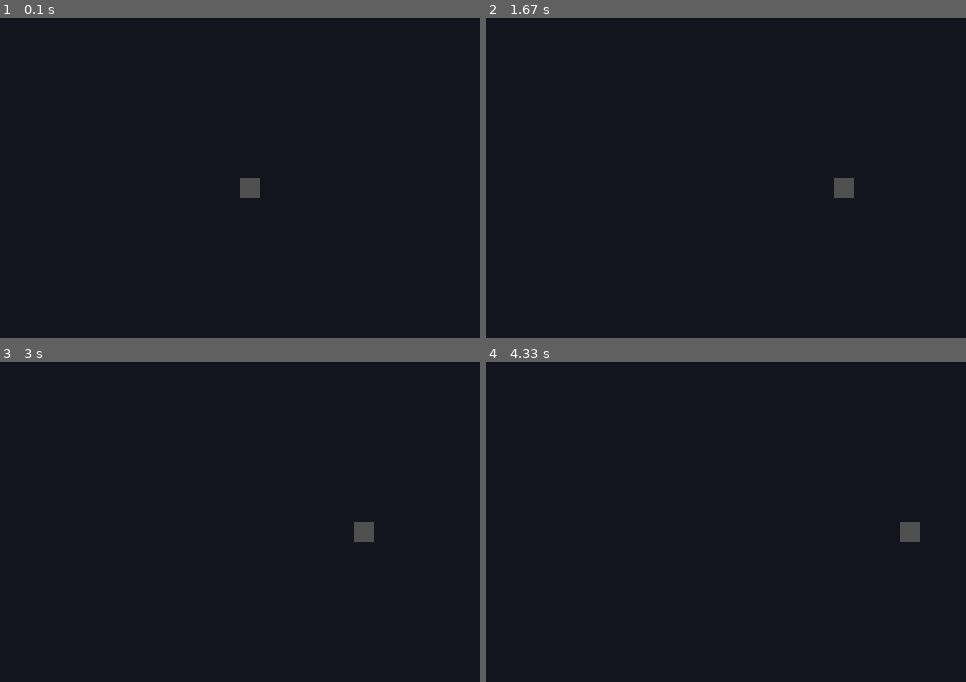
Above: before the commit, frames 1-4 (two rows, left to right).
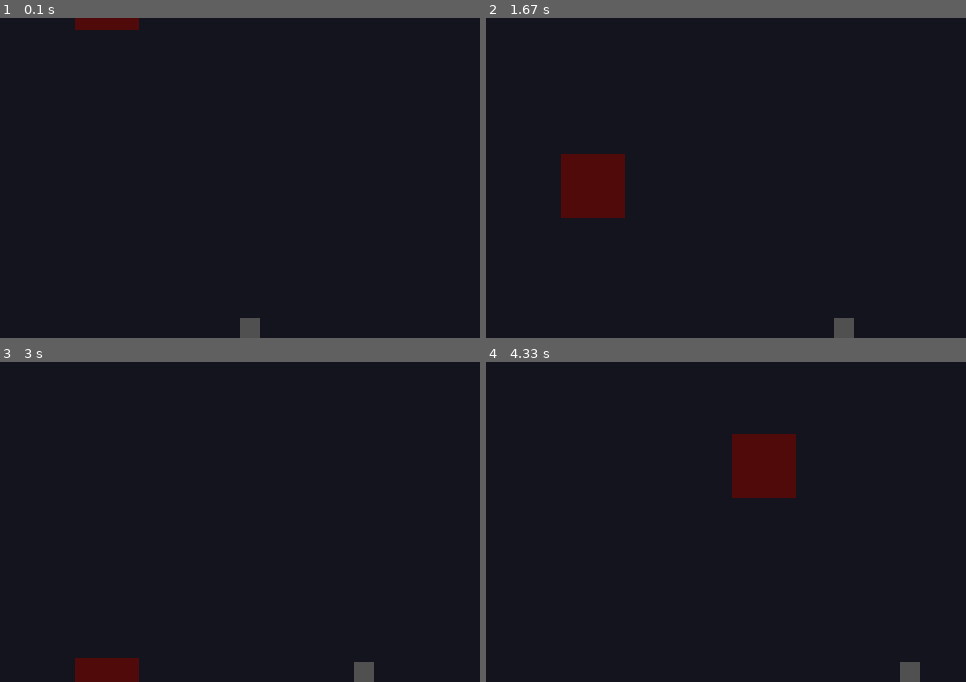
Above: after the commit, the same moments.

Repository: atsnoma/simplepygame
Game: pygame game, started from main.py
Two runs of this game, one before a commit and one after it. Both use one fixed random seed, a clock stepped at 60 frames per second and the inputs below.
Inputs:
- Up to frame 1 (0.1 s): no input
- Up to frame 2 (1.67 s): hold Right 0.33-0.8 s; hold Right 0.83-1.3 s; hold Left from 1.33 s (still down)
- Up to frame 3 (3 s): release Left at 1.87 s; hold Left 1.9-2.3 s; hold Right 2.33-2.97 s
- Up to frame 4 (4.33 s): hold Left 3-3.47 s; hold Right 3.5-3.97 s; hold Right from 4 s (still down)

The runs differ from the first frame. In frame 1, 1.0% of the frame differs, in the area x 15-55%, y 0-100%; in frame 2, 3.2%, in the area x 15-77%, y 42-100%; in frame 3, 1.5%; in frame 4, 3.2%.

Commit message:
Added Block Generation and Collision Logic

Diff:
--- a/main.py
+++ b/main.py
@@ -1,21 +1,29 @@
 import sys
 import pygame as pg
+import random
 
 pg.init()
 
 width, height = 480, 320
 xbox, ybox = 20, 20
-startx, starty = width/2, height/2
+startx, starty = width/2, height-ybox
 screen = pg.display.set_mode((width, height))
 clock = pg.time.Clock()
 main_ship = pg.Rect(startx, starty, xbox, ybox)
+
+## Enemy Box Generation
+enemy_fatness = 64
+blockX_position = random.randint(0, width - enemy_fatness)
+blockY_position = 0 - enemy_fatness
+enemy_block = pg.Rect(blockX_position, blockY_position, enemy_fatness, enemy_fatness)
+
 running = True
 while running:
 
     for event in pg.event.get():
         if event.type == pg.QUIT:
             running = False
-
+    ## Inputs
     keys = pg.key.get_pressed()
 
     if keys[pg.K_LEFT]:
@@ -26,8 +34,30 @@
         main_ship.x += 3
         if main_ship.x > width-xbox : main_ship.x = width-xbox
 
+    ## Enemy Block Movement
+    if (enemy_block.y >= height - 0 and
+    enemy_block.y <= (height + enemy_fatness)):
+        enemy_block.y = 0 - enemy_fatness
+        # randomly assign value in range
+        enemy_block.x = random.randint(0, (width - enemy_fatness))
+    if True:
+        enemy_block.y += 2
+
+    ## Collision
+    if main_ship.y < (enemy_block.y + enemy_fatness): ## If Ship Y-coordinate within bounds of an enemy block vertically
+        if ((main_ship.x > enemy_block.x)
+            and (main_ship.x < (enemy_block.x + enemy_fatness))
+            or (main_ship.x + xbox) > enemy_block.x
+            and (main_ship.x + xbox < enemy_block.x + enemy_fatness)):
+
+            enemy_block.y = height + 1000
+
+    if enemy_block.y > 800:
+        running = False
+
     screen.fill((20, 20, 30))
     pg.draw.rect(screen, (80, 80, 80), main_ship)
+    pg.draw.rect(screen, (80, 10, 10), enemy_block)
 
     pg.display.flip()
 
